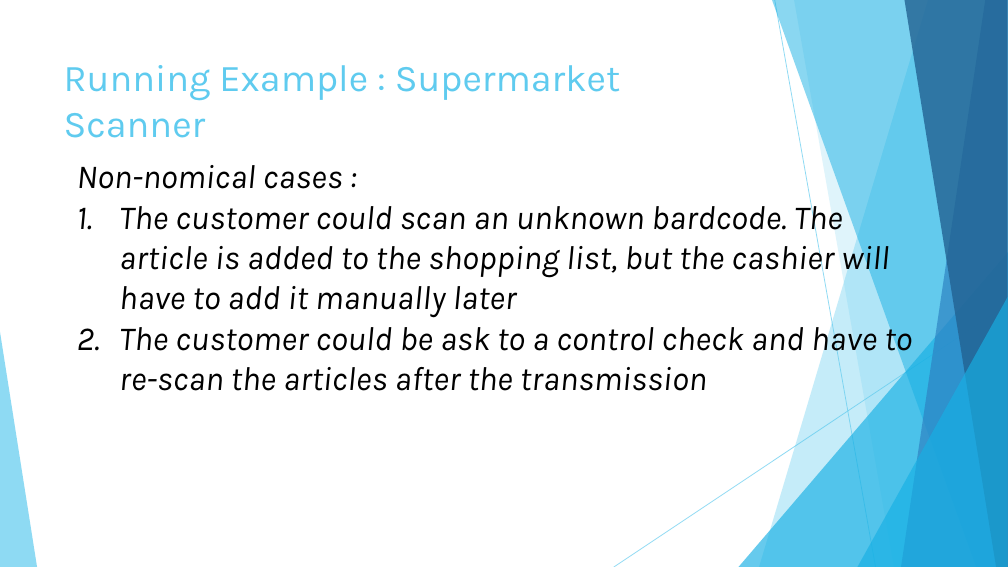
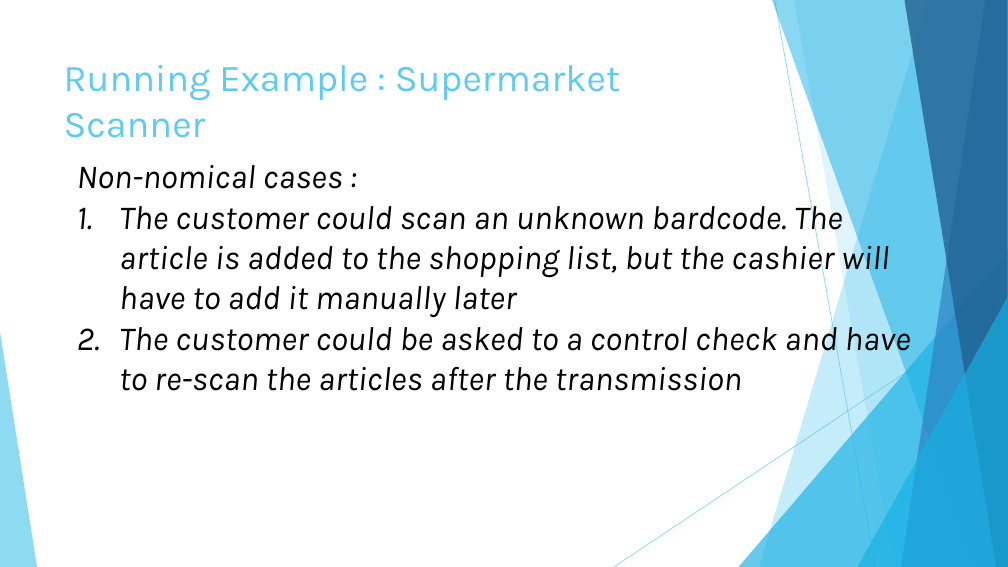
Before and after one commit to frederictamagnan/frederictamagnan.github.io, a slide deck: slide 9 of assets/aitest/presentation.pptx. Drawn at 1008x567 pixels with LibreOffice and Linux fonts; fonts in the diff are those of the drawing; background and template pictures are left out. Boxes give left, top, right and bottom in pixels: in the first picture for what was removed or moved away, otherwise in the second. Text is boxed around its words. In the diff, an @@ line names an element or a change of style, - is before the commit and + after.

```diff
--- a/assets/aitest/presentation.pptx
+++ b/assets/aitest/presentation.pptx
@@ text at [119, 320, 911, 391]: text changed @@
-2. The customer could be ask to a control check and have to re-scan the articles after the transmission
+2. The customer could be asked to a control check and have to re-scan the articles after the transmission
```
Also in this commit, not shown: 3 other slides changed, 2 slides added, 2 other files.
